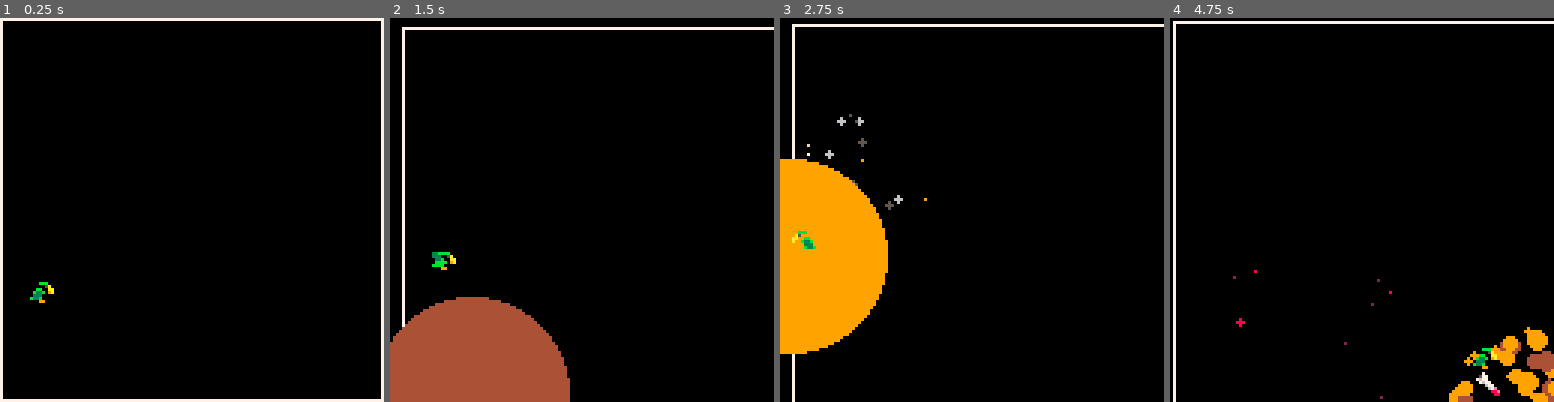
Above: before the commit, frames 1-4 (left to right).
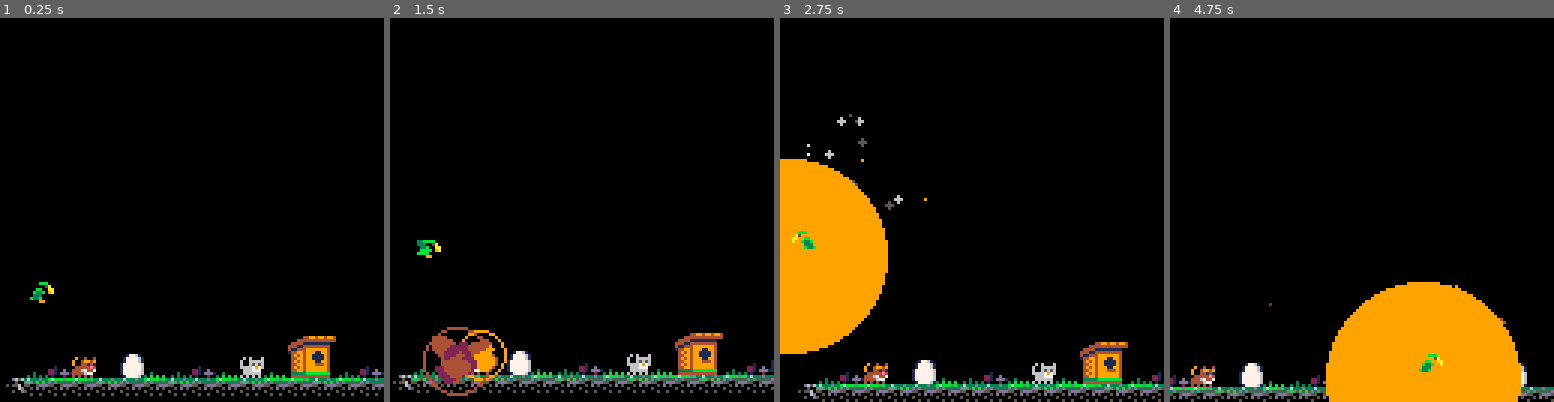
Above: after the commit, the same moments.

Repository: wesen/carts
Game: PICO-8 cartridge games/bird-bomber/bird-bomber.p8
Same seed, same stepped clock (60 frames per second), same inputs: the game is played once before the commit and once after it.
Inputs:
- Up to frame 1 (0.25 s): no input
- Up to frame 2 (1.5 s): tap O (Z key) at 0.33, 0.7, 1.43 s; tap X (X key) at 1.07 s
- Up to frame 3 (2.75 s): hold Left 1.97-2.37 s; tap X (X key) at 2.07, 2.4, 2.73 s; tap O (Z key) at 2.22 s; hold Down from 2.42 s (still down)
- Up to frame 4 (4.75 s): release Down at 2.82 s; hold Right 2.87-3.53 s; tap X (X key) every 0.33 s from 3.07 to 4.73 s; tap O (Z key) at 3.1, 3.98 s; hold Up 3.58-4.08 s; hold Right 4.13-4.53 s; hold Down from 4.58 s (still down)

The runs differ from the first frame. In frame 1, 8.1% of the frame differs, in the area x 0-100%, y 0-100%; in frame 2, 14%; in frame 3, 6.0%; in frame 4, 17%.

Commit message:
New bird bomber sprites

Diff:
--- a/games/bird-bomber/bird-bomber.p8
+++ b/games/bird-bomber/bird-bomber.p8
@@ -377,11 +377,11 @@
 end)
 
 function cls_level:draw()
- rect(0,0,127,127,7)
+ map(0,0,0,0,32,16)
 end
 
 function cls_level:bbox()
- return bbox(v2(0,0),v2(128,128))
+ return bbox(v2(0,0),v2(256,128))
 end
 
 function cls_level:update()
@@ -389,9 +389,9 @@
 
 function cls_level:solid_at(bbox)
  if bbox.aa.x<0
-  or bbox.bb.x>128
+  or bbox.bb.x>256
   or bbox.aa.y<0
-  or bbox.bb.y>128 then
+  or bbox.bb.y>120 then
    return true,nil
  else
   for e in all(self.environment) do
@@ -660,6 +660,7 @@
  level=cls_level.init()
  main_camera=cls_camera.init()
  main_camera:set_target(player)
+ music(1)
 end
 
 function _draw()
@@ -739,3 +740,42 @@
 
 
 
+…(8 lines of a section not shown)…
+__map__
+0000000000000000000000000000000000000000000000000000000000000000000000000000000000000000000000000000000000000000000000000000000000000000000000000000000000000000000000000000000000000000000000000000000000000000000000000000000000000000000000000000000000000000
+0000000000000000000000000000000000000000000000000000000000000000000000000000000000000000000000000000000000000000000000000000000000000000000000000000000000000000000000000000000000000000000000000000000000000000000000000000000000000000000000000000000000000000
+0000000000000000000000000000000000000000000000000000000000000000000000000000000000000000000000000000000000000000000000000000000000000000000000000000000000000000000000000000000000000000000000000000000000000000000000000000000000000000000000000000000000000000
+0000000000000000000000000000000000000000000000000000000000000000000000000000000000000000000000000000000000000000000000000000000000000000000000000000000000000000000000000000000000000000000000000000000000000000000000000000000000000000000000000000000000000000
+0000000000000000000000000000000000000000000000000000000000000000000000000000000000000000000000000000000000000000000000000000000000000000000000000000000000000000000000000000000000000000000000000000000000000000000000000000000000000000000000000000000000000000
+0000000000000000000000000000000000000000000000000000000000000000000000000000000000000000000000000000000000000000000000000000000000000000000000000000000000000000000000000000000000000000000000000000000000000000000000000000000000000000000000000000000000000000
+0000000000000000000000000000000000000000000000000000000000000000000000000000000000000000000000000000000000000000000000000000000000000000000000000000000000000000000000000000000000000000000000000000000000000000000000000000000000000000000000000000000000000000
+0000000000000000000000000000000000000000000000000000000000000000000000000000000000000000000000000000000000000000000000000000000000000000000000000000000000000000000000000000000000000000000000000000000000000000000000000000000000000000000000000000000000000000
+0000000000000000000000000000000000000000000000000000000000000000000000000000000000000000000000000000000000000000000000000000000000000000000000000000000000000000000000000000000000000000000000000000000000000000000000000000000000000000000000000000000000000000
+0000000000000000000000000000000000000000000000000000000000000000000000000000000000000000000000000000000000000000000000000000000000000000000000000000000000000000000000000000000000000000000000000000000000000000000000000000000000000000000000000000000000000000
+0000000000000000000000000000000000000000000000000000000000000000000000000000000000000000000000000000000000000000000000000000000000000000000000000000000000000000000000000000000000000000000000000000000000000000000000000000000000000000000000000000000000000000
+0000000000000000000000000000000000000000000000000000000000000000000000000000000000000000000000000000000000000000000000000000000000000000000000000000000000000000000000000000000000000000000000000000000000000000000000000000000000000000000000000000000000000000
+0000000000000000000000000000000000000000000000000000000000000000000000000000000000000000000000000000000000000000000000000000000000000000000000000000000000000000000000000000000000000000000000000000000000000000000000000000000000000000000000000000000000000000
+0000000000000000000000001d1e0000000000000000000000000000001d1e00000000000000000000000000000000000000000000000000000000000000000000000000000000000000000000000000000000000000000000000000000000000000000000000000000000000000000000000000000000000000000000000000
+0056575e004d585657583e582d2e56574d0056575e004d585657583e582d2e56574d00000000000000000000000000000000000000000000000000000000000000000000000000000000000000000000000000000000000000000000000000000000000000000000000000000000000000000000000000000000000000000000
+656667686669686669686667686667696969666768666968666968666768666769696a000000000000000000000000000000000000000000000000000000000000000000000000000000000000000000000000000000000000000000000000000000000000000000000000000000000000000000000000000000000000000000
+…(14 lines of a section not shown)…
--- a/games/bird-bomber/level.lua
+++ b/games/bird-bomber/level.lua
@@ -4,11 +4,11 @@
 end)
 
 function cls_level:draw()
- rect(0,0,127,127,7)
+ map(0,0,0,0,32,16)
 end
 
 function cls_level:bbox()
- return bbox(v2(0,0),v2(128,128))
+ return bbox(v2(0,0),v2(256,128))
 end
 
 function cls_level:update()
@@ -16,9 +16,9 @@
 
 function cls_level:solid_at(bbox)
  if bbox.aa.x<0
-  or bbox.bb.x>128
+  or bbox.bb.x>256
   or bbox.aa.y<0
-  or bbox.bb.y>128 then
+  or bbox.bb.y>120 then
    return true,nil
  else
   for e in all(self.environment) do
--- a/games/bird-bomber/main.lua
+++ b/games/bird-bomber/main.lua
@@ -3,6 +3,7 @@
  level=cls_level.init()
  main_camera=cls_camera.init()
  main_camera:set_target(player)
+ music(1)
 end
 
 function _draw()
Not shown, changed: 48 lines of the sprite sheet (__gfx__) section of games/bird-bomber/bird-bomber.p8
Not shown, changed: the music (__music__) section of games/bird-bomber/bird-bomber.p8
Not shown, changed: the sound effects (__sfx__) section of games/bird-bomber/bird-bomber.p8
Not shown, changed: games/bird-bomber/bird-bomber.ase
